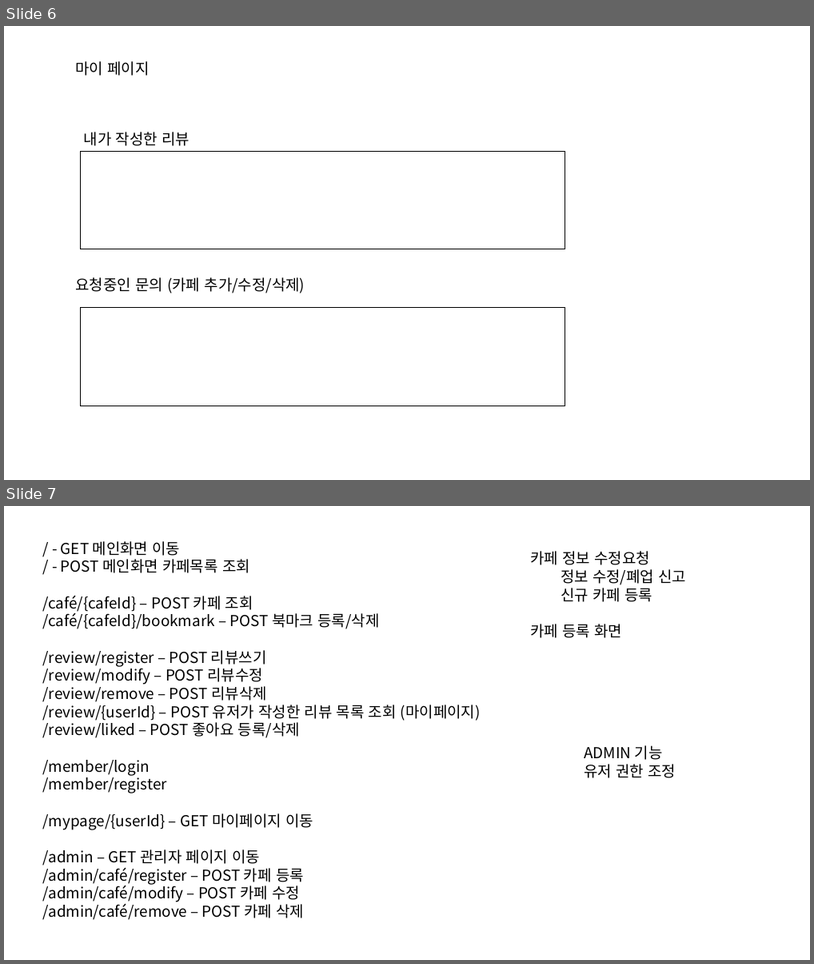
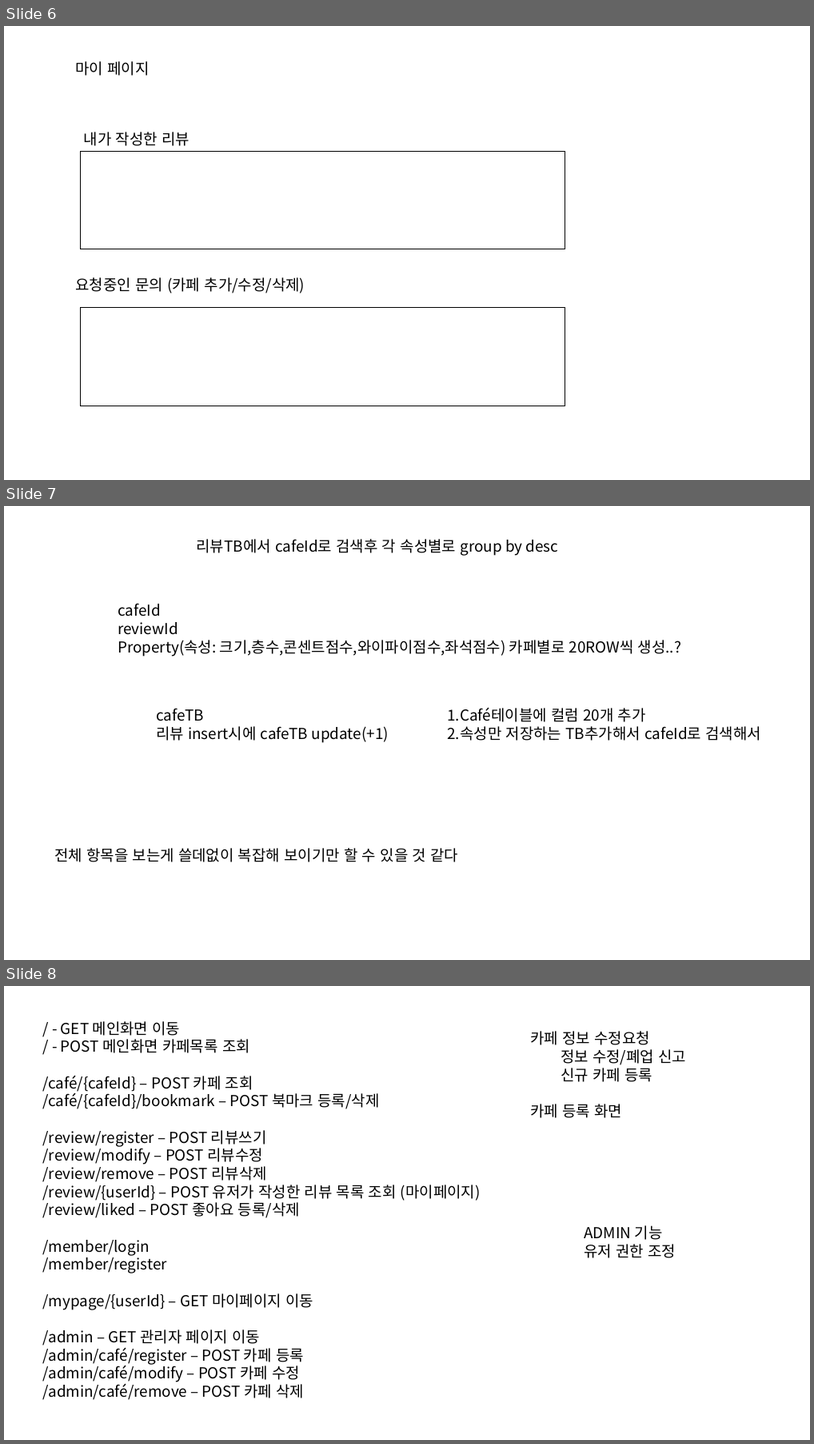
Before and after one commit to wanja727/kgj-guide, a slide deck: 카페를 방랑하는 카공족을 위한 안내서.pptx. Shown one above the other, each under a label of ours: slides 6 and 7 before the commit, slides 6, 7 and 8 after it. The pictures are 814x964 and 814x1444 pixels, drawn with LibreOffice and Linux fonts; fonts in the diff are those of the drawing. Boxes give left, top, right and bottom in pixels: in the first picture for what was removed or moved away, otherwise in the second. Text is boxed around its words. In the diff, an @@ line names an element or a change of style, - is before the commit and + after.

```diff
--- a/카페를 방랑하는 카공족을 위한 안내서.pptx
+++ b/카페를 방랑하는 카공족을 위한 안내서.pptx
@@ slide 7 added at (4, 506, 810, 960), background #FFFFFF @@
@@ text added at (197, 539, 559, 556), 18 pt, text #000000 @@
+리뷰TB에서 cafeId로 검색후 각 속성별로 group by desc
@@ text added at (118, 603, 682, 656), 18 pt, text #000000 @@
+cafeId
+reviewId
+Property(속성: 크기,층수,콘센트점수,와이파이점수,좌석점수) 카페별로 20ROW씩 생성..?
@@ text added at (156, 708, 389, 743), 18 pt, text #000000 @@
+cafeTB
+리뷰 insert시에 cafeTB update(+1)
@@ text added at (448, 707, 762, 740), 18 pt, text #000000 @@
+1.Café테이블에 컬럼 20개 추가
+2.속성만 저장하는 TB추가해서 cafeId로 검색해서
@@ text added at (54, 848, 458, 862), 18 pt, text #000000 @@
+전체 항목을 보는게 쓸데없이 복잡해 보이기만 할 수 있을 것 같다
@@ what was slide 7 is now slide 8 @@
```
Also in this commit, not shown: 1 other file.
